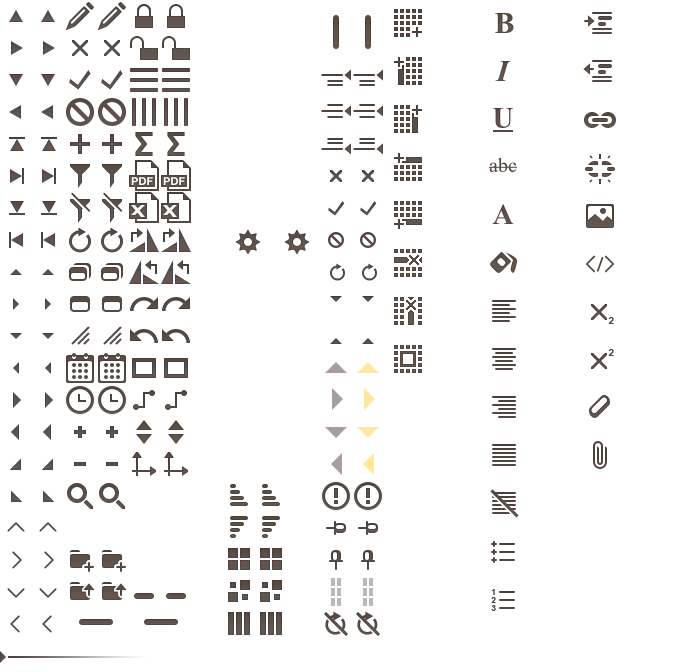
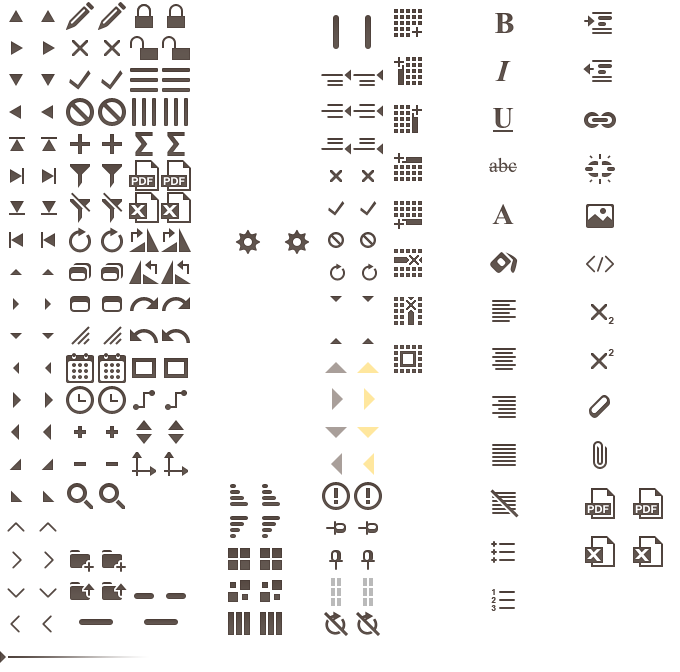
Layers edited between the first and the second 680 × 672 image:
added group "Export copy" with 4 layers above "Export" over [585, 488, 663, 567]
added layer "excel hover copy" in group "Export copy" over [633, 536, 663, 567]
added layer "excel copy" in group "Export copy" over [585, 536, 615, 567]
added layer "pdf hover copy" in group "Export copy" over [633, 488, 663, 519]
added layer "pdf copy" in group "Export copy" over [585, 488, 615, 519]
